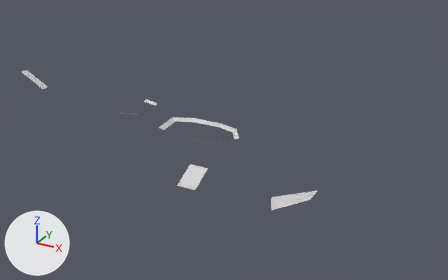
A saved change to the OBJ model models/ramps.obj.
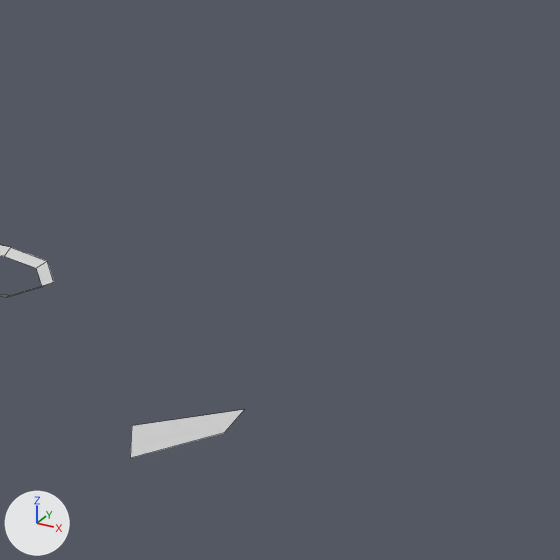
Each version appears first whole from a 50 mm camera at (93.7, -101.4, 58.4) aimed at (32.6, 9.6, 2.9), and next in a close-up on the part from 48% to 100% of the width and 8% to 90% of the height. The lights are fixed; the arrows at lower left show +X, +Y and +Z. The close-ups show mesh edges as thin lines. Where no turn or scale is listed for an object, it has been applied to the vertices.

Before the edit, the objects in view are built like this:
```python
me_ramps_plane_002 = bpy.data.meshes.new('Ramps_Plane.002')
me_ramps_plane_002.from_pydata(...)  # 36 vertices, 13 faces; spans x -30.6..60.3, y -10.0..18.4, z 0.3..8.5
me_ramps_plane_002.materials.append(mat_material_001)  # light grey #d1d1d1
ob_ramps_plane_002 = bpy.data.objects.new('Ramps_Plane.002', me_ramps_plane_002)
ob_ramps_plane_002.location = (0.0, 0.0, 0.0)
```
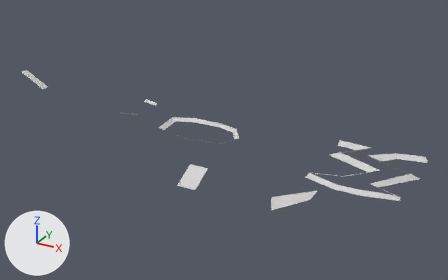
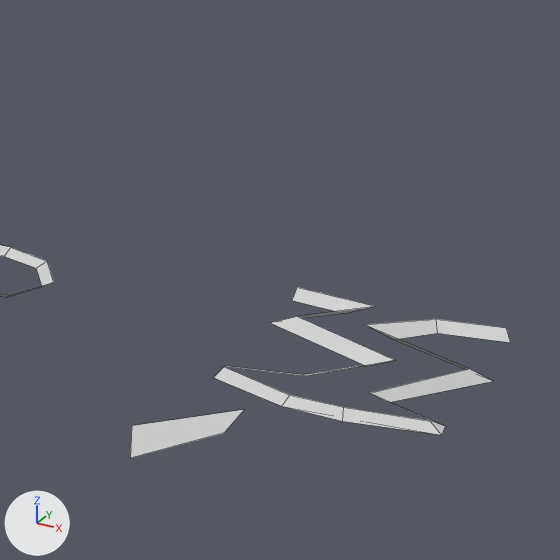
Edits to the scene script, one JSON object a line:
```json
{"block": "me_ramps_plane_002", "where": "# used by ob_ramps_plane_002; location = (0.0, 0.0, 0.0)"}
{"op": "remove", "block": "me_ramps_plane_002", "code": "me_ramps_plane_002.from_pydata(...)  # 36 vertices, 13 faces; spans x -30.6..60.3, y -10.0..18.4, z 0.3..8.5"}
{"op": "add", "block": "me_ramps_plane_002", "code": "me_ramps_plane_002.from_pydata(...)  # 68 vertices, 29 faces; spans x -30.6..75.4, y -10.0..19.4, z 0.3..8.5"}
{"block": "me_ramps_plane_002", "change": "me_ramps_plane_002 part 1: a new loose piece of 32 vertices spanning x 55.7..75.4, y -1.8..19.4, z 3.3..4.2, in mat_material_001 (light grey #d1d1d1)"}
```

Boxes (x1, y1, x2, y2) around the edits, measured in the close-ups (560 x 560 px):
```json
{"object": "Ramps_Plane.002", "change": "reshaped", "before": [0, 245, 244, 458], "after": [0, 245, 511, 458]}
{"part": 1, "of": "me_ramps_plane_002", "change": "added", "after": [214, 287, 511, 435]}
```
